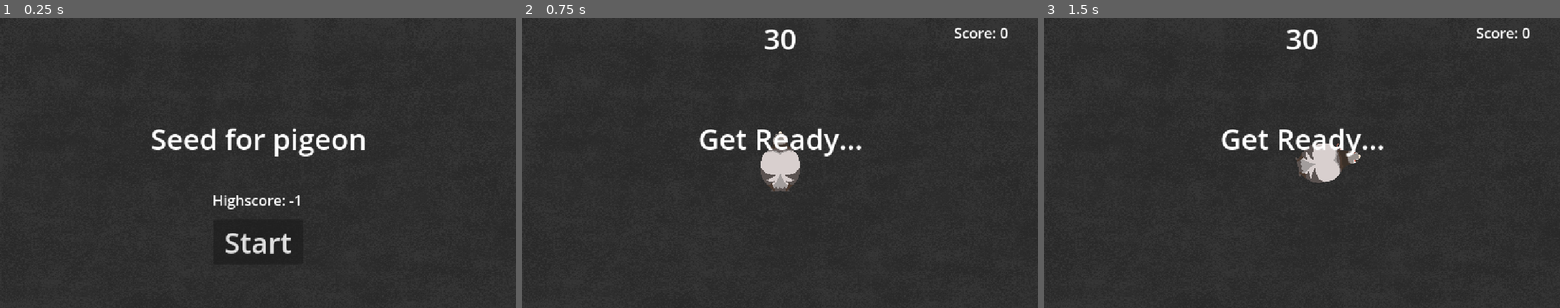
Above: before the commit, frames 1-3 (left to right).
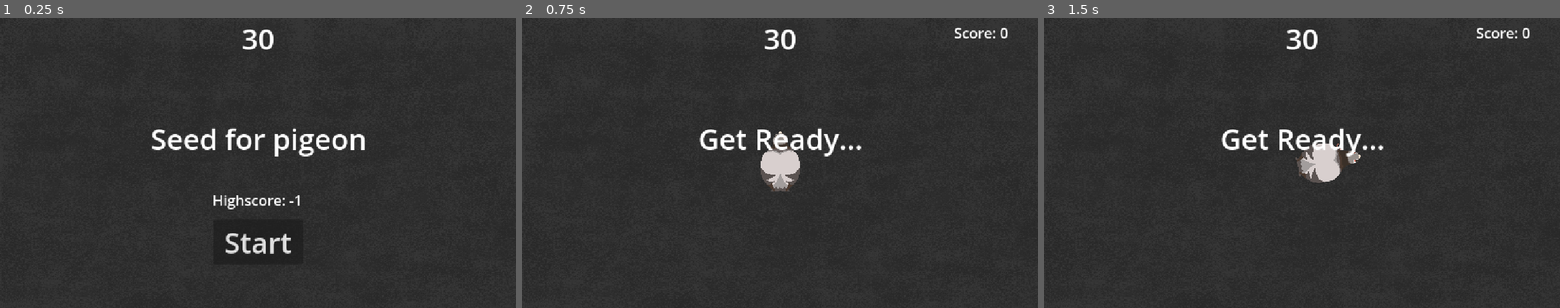
Above: after the commit, the same moments.

Repository: kimypham/seed-for-pigeon
Game: Godot game, scene res://main.tscn
The game is run twice, just before and just after one commit, with the same random seed, the same clock (stepped at 60 frames per second) and the same inputs.
Inputs:
- Up to frame 1 (0.25 s): no input
- Up to frame 2 (0.75 s): click "Start" at 0.5 s
- Up to frame 3 (1.5 s): tap Enter at 1.25 s; hold D (move_right) from 1.28 s (still down)

The runs differ from the first frame. In frame 1, 0.2% of the frame differs, in the area x 47-54%, y 4-11%; in frame 2, nothing differs; in frame 3, nothing differs.

Commit message:
add rainbow seed banner and ability to trigger multiple rainbow seed showers

Diff:
--- a/hud.gd
+++ b/hud.gd
@@ -2,6 +2,9 @@
 
 # Notifies `Main` node that the button has been pressed
 signal start_game
+
+const RAINBOW_SEED_BANNER_LENGTH = 5.0
+const RAINBOW_SEED_BANNER_TEXT = "🌈 RAINBOW SEED SHOWER!!! 🌈"
 
 func show_message(text):
 	$Message.text = text
@@ -46,3 +49,23 @@
 
 func _on_message_timer_timeout():
 	$Message.hide()
+
+func show_rainbow_seed_shower_label():
+	var screen_width = get_viewport().get_visible_rect().size.x
+
+	var label = Label.new()
+	label.text = RAINBOW_SEED_BANNER_TEXT
+	label.add_theme_font_size_override("font_size", 32)
+	label.position = Vector2(screen_width, randf_range(80, 180))
+	add_child(label)
+
+	var tween = create_tween()
+	tween.tween_property(label, "position:x", -800, RAINBOW_SEED_BANNER_LENGTH)
+	await tween.finished
+	if is_instance_valid(label):  # only free if not already freed by hide_rainbow_label
+		label.queue_free()
+
+func hide_rainbow_label():
+	for child in get_children():
+		if child is Label and child.text == RAINBOW_SEED_BANNER_TEXT:
+			child.queue_free()
--- a/hud.tscn
+++ b/hud.tscn
@@ -56,7 +56,6 @@
 one_shot = true
 
 [node name="RoundLengthLabel" type="Label" parent="."]
-visible = false
 anchors_preset = 5
 anchor_left = 0.5
 anchor_right = 0.5
--- a/main.gd
+++ b/main.gd
@@ -2,6 +2,7 @@
 
 @export var seed_scene: PackedScene
 
+var game_active = false
 var current_highscore
 var score
 var round_length
@@ -17,19 +18,22 @@
 	pass
 
 func _on_pigeon_eat(seed) -> void:
+	var is_rainbow = seed.is_rainbow
 	var points = seed.eaten()
 	score += points
 	print("Score: ", score)
 	$HUD.update_score(score)
-	var is_rainbow = seed.is_rainbow
 	if is_rainbow:
 		seed_shower()
+		$HUD.show_rainbow_seed_shower_label()
 
 func game_over():
+	game_active = false
 	$RoundTimer.stop()
 	$SeedTimer.stop()
 	$HUD.update_your_score_label(score)
 	$HUD.show_game_over()
+	$HUD.hide_rainbow_label()
 	$Pigeon.hide()
 	for child in get_children():
 		if child is RigidBody2D:
@@ -41,6 +45,7 @@
 		save_highscore(score)
 
 func new_game():
+	game_active = true
 	score = 0
 	round_length = STARTING_ROUND_LENGTH
 	$Pigeon.show()
@@ -111,6 +116,8 @@
 func seed_shower():
 	for i in range(MAX_SEEDS_IN_SHOWER):  # how many seeds in the shower
 		await get_tree().create_timer(0.1).timeout  # delay between each seed
+		if not game_active:  # stop spawning if game over
+			return
 		var seed_instance = seed_scene.instantiate()
 		var screen_size = get_viewport().get_visible_rect().size
 
--- a/seed.gd
+++ b/seed.gd
@@ -16,6 +16,7 @@
 
 var is_rainbow = false
 var rainbow_elapsed = 0.0
+const RAINBOW_SEED_POINTS = 0
 
 func set_rainbow():
 	is_rainbow = true
@@ -86,5 +87,7 @@
 			queue_free()
 
 func eaten():
+	if not is_instance_valid(self):
+		return
 	queue_free()
-	return 2 if is_rainbow else 1
+	return RAINBOW_SEED_POINTS if is_rainbow else 1
